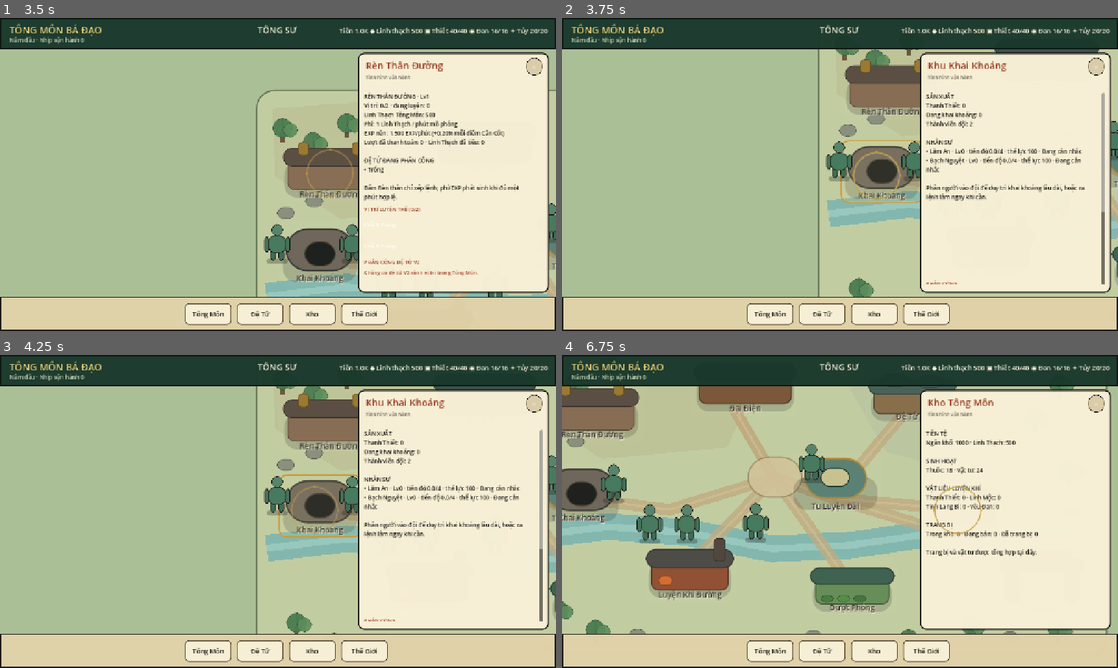
Above: before the commit, frames 1-4 (two rows, left to right).
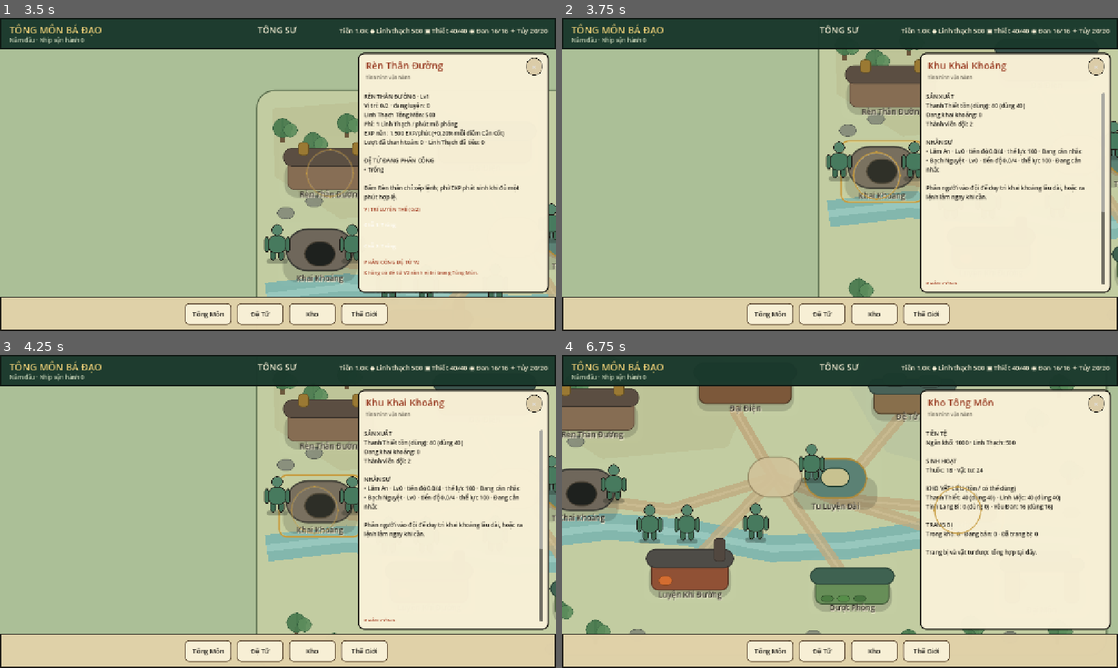
Above: after the commit, the same moments.

Repository: vuanhtuan161094-byte/TongMonBaDao
Game: Godot game, scene res://scenes/p3/p3_2_landscape_sect.tscn
Same seed, same stepped clock (60 frames per second), same inputs: the game is played once before the commit and once after it.
Inputs (mouse positions are in pixels of both pictures, inside the frame that each line leads up to):
- Up to frame 1 (3.5 s): click (278, 89) at 0.5 s; click (511, 161) at 1.25 s; click (189, 174) at 2 s; click (428, 330) at 2.75 s
- Up to frame 2 (3.75 s): click (884, 252) at 3.5 s
- Up to frame 3 (4.25 s): no input
- Up to frame 4 (6.75 s): click (840, 495) at 4.27 s; click "Tông Môn" at 5 s; click (906, 502) at 5.75 s; click (1006, 517) at 6.5 s

Frame 1 is identical in both runs. In frame 2, 0.1% of the frame differs, in the area x 71-84%, y 26-30%; in frame 3, 0.1%; in frame 4, 0.6%, in the area x 65-90%, y 41-50%.

Commit message:
O1: align Mine Forge Warehouse and recipe preview with canonical available stock

Diff:
--- a/godot/src/presentation/p3_2_landscape_sect.gd
+++ b/godot/src/presentation/p3_2_landscape_sect.gd
@@ -825,12 +825,17 @@
     for raw_id in ids:
         var material_id := StringName(raw_id)
         var need := int(materials[raw_id])
-        var have := int(state.sect.forge_materials.get(str(material_id), 0))
-        parts.append("%s %d/%d" % [equipment_system.material_name(material_id), have, need])
-        if have < need:
+        var total := _warehouse_quantity(material_id)
+        var usable := _warehouse_available(material_id)
+        parts.append("%s tồn %d / dùng %d / cần %d" % [equipment_system.material_name(material_id), total, usable, need])
+        if usable < need:
             missing.append(equipment_system.material_name(material_id))
-    var suffix := " · Đủ nguyên liệu" if missing.is_empty() else " · Thiếu: %s" % ", ".join(missing)
-    return "Nguyên liệu: %s%s" % [" · ".join(parts), suffix]
+    var can_craft := equipment_system.can_craft(state, recipe_id)
+    var suffix := " · Đủ nguyên liệu" if can_craft else (
+        " · Thiếu vật tư dùng được: %s" % ", ".join(missing) if not missing.is_empty()
+        else " · Chưa thể chế tạo"
+    )
+    return "Nguyên liệu (tồn / dùng / cần): %s%s" % [" · ".join(parts), suffix]
 
 func _set_work_policy_from_building(policy: StringName) -> void:
     var ok := workforce.set_work_policy(state, policy)
@@ -1159,13 +1164,13 @@
 
     return (
         "SẢN XUẤT\n"
-        + "Thanh Thiết: %d\n"
+        + "Thanh Thiết tồn (dùng): %s\n"
         + "Đang khai khoáng: %d\n"
         + "Thành viên đội: %d\n\n"
         + "NHÂN SỰ\n%s\n\n"
         + "Phân người vào đội để duy trì khai khoáng lâu dài, hoặc ra lệnh làm ngay khi cần."
     ) % [
-        int(state.sect.forge_materials.get("thanh_thiet", 0)),
+        _warehouse_pair(&"thanh_thiet"),
         _count_action(&"WORK_MINING"),
         members.size(),
         "\n".join(lines)
@@ -1194,17 +1199,17 @@
 
     return (
         "VẬT LIỆU\n"
-        + "Thanh Thiết: %d · Linh Mộc: %d\n"
-        + "Tinh Lang Bì: %d · Yêu Đan: %d\n"
+        + "Tồn (dùng): Thanh Thiết %s · Linh Mộc %s\n"
+        + "Tinh Lang Bì %s · Yêu Đan %s\n"
         + "Điểm hỗ trợ rèn: %d\n"
         + "Công thức có thể luyện: %d / %d\n\n"
         + "NHÂN SỰ\n%s\n\n"
         + "Phân người phụ trách luyện khí và chế tạo trang bị khi đủ nguyên liệu."
     ) % [
-        int(state.sect.forge_materials.get("thanh_thiet", 0)),
-        int(state.sect.forge_materials.get("linh_moc", 0)),
-        int(state.sect.forge_materials.get("tinh_lang_bi", 0)),
-        int(state.sect.forge_materials.get("yeu_dan", 0)),
+        _warehouse_pair(&"thanh_thiet"),
+        _warehouse_pair(&"linh_moc"),
+        _warehouse_pair(&"tinh_lang_bi"),
+        _warehouse_pair(&"yeu_dan"),
         state.sect.forge_support_points,
         craftable, recipe_ids.size(),
         "\n".join(lines)
@@ -1313,19 +1318,19 @@
         + "Ngân khố: %d · Linh Thạch: %d\n\n"
         + "SINH HOẠT\n"
         + "Thuốc: %d · Vật tư: %d\n\n"
-        + "VẬT LIỆU LUYỆN KHÍ\n"
-        + "Thanh Thiết: %d · Linh Mộc: %d\n"
-        + "Tinh Lang Bì: %d · Yêu Đan: %d\n\n"
+        + "KHO VẬT LIỆU (tồn / có thể dùng)\n"
+        + "Thanh Thiết: %s · Linh Mộc: %s\n"
+        + "Tinh Lang Bì: %s · Yêu Đan: %s\n\n"
         + "TRANG BỊ\n"
         + "Trong kho: %d · Đang bán: %d · Đã trang bị: %d\n\n"
         + "Trang bị và vật tư được tổng hợp tại đây."
     ) % [
         state.sect.treasury, state.sect.spirit_stones,
         state.sect.medicine_stock, state.sect.supply_stock,
-        int(state.sect.forge_materials.get("thanh_thiet", 0)),
-        int(state.sect.forge_materials.get("linh_moc", 0)),
-        int(state.sect.forge_materials.get("tinh_lang_bi", 0)),
-        int(state.sect.forge_materials.get("yeu_dan", 0)),
+        _warehouse_pair(&"thanh_thiet"),
+        _warehouse_pair(&"linh_moc"),
+        _warehouse_pair(&"tinh_lang_bi"),
+        _warehouse_pair(&"yeu_dan"),
         storage_count, shop_count, equipped_count
     ]
 
@@ -2498,7 +2503,7 @@
         bloodlines.bloodline_name(id), float(profile.get("purity", 0.0)) * 100.0, status, int(profile.get("refinement_count", 0)),
         float(stats.get("combat_power_bonus", 0.0)), float(stats.get("damage_reduction_pct", 0.0)),
         float(stats.get("cultivation_bonus_pct", 0.0)), float(stats.get("breakthrough_bonus_pct", 0.0)), float(stats.get("recovery_bonus_pct", 0.0)),
-        int(stats.get("extra_departure_supply", 0)), int(state.sect.technique_materials.get("yeu_dan", 0)), tab_status_text
+        int(stats.get("extra_departure_supply", 0)), _warehouse_quantity(&"yeu_dan", true), tab_status_text
     ]
 
 
@@ -2536,7 +2541,7 @@
         "Có" if bool(profile.get("transformed", false)) else "Không",
         float(stats.get("attack_bonus", 0.0)), defense, cultivate_pct, breakthrough_pct, recovery_pct,
         float(stats.get("sword_xp_multiplier", 1.0)), float(stats.get("body_xp_multiplier", 1.0)), float(stats.get("spell_xp_multiplier", 1.0)),
-        int(state.sect.technique_materials.get("yeu_dan", 0)), int(state.sect.technique_materials.get("linh_tuy", 0)), tab_status_text
+        _warehouse_quantity(&"yeu_dan", true), _warehouse_quantity(&"linh_tuy", true), tab_status_text
     ]
 
 
